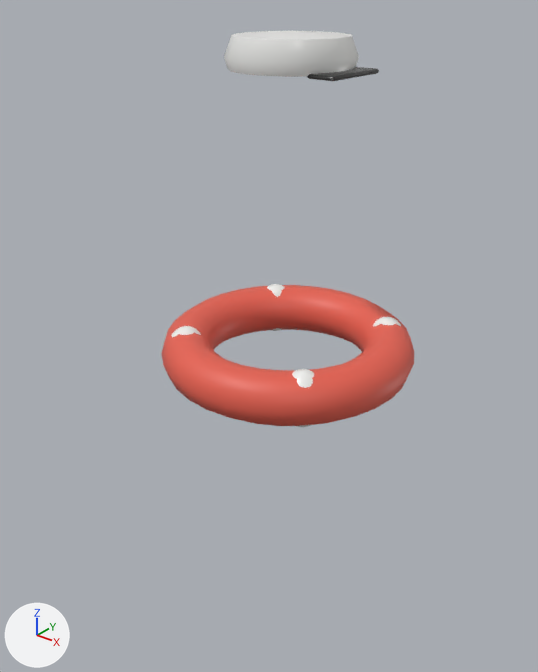
One commit to the glTF model assets/shared/costumes/costume_lifebuoy.glb: the scene before it, then after it.
Camera for both pictures: a 50 mm camera at (1.205, -1.596, 2.006) aimed at (-0.069, -0.003, 1.018). Lighting does not change. The marker at lower left points along +X, +Y and +Z. The picture after the commit comes second.

Script lines for the objects in view, before the commit:
```python
me_cap = bpy.data.meshes.new('cap')
me_cap.from_pydata(...)  # 96 vertices, 144 faces; spans x -0.17..0.17, y -0.17..0.17, z 1.79..1.88
me_cap.materials.append(mat_white)
me_torus = bpy.data.meshes.new('Torus')
me_torus.from_pydata(...)  # a torus around z (ring radius 0.3, tube radius 0.075) spanning x -0.375..0.375, y -0.375..0.375, z 0.929..1.071
me_torus.materials.append(mat_red)
ob_buoy = bpy.data.objects.new('buoy', me_torus)
ob_buoy.location = (0.0, 0.0, 0.0)
ob_cap = bpy.data.objects.new('cap', me_cap)
ob_cap.location = (0.0, 0.0, 0.0)
```
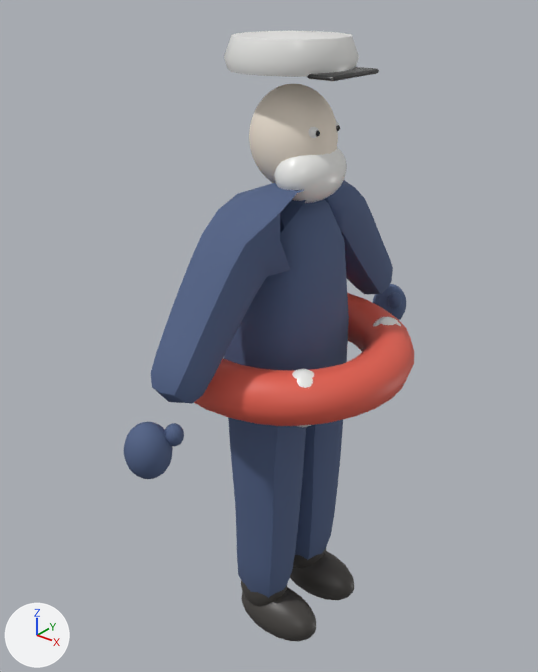
Edits to the bpy script that builds the scene:
```text
Add mat_navy:
    mat_navy = bpy.data.materials.new('navy')
    # nodes: BsdfPrincipled, Mix, OutputMaterial, VertexColor
    # colours: blue #506186, mixed with the vertex colours
Add mat_mask:
    mat_mask = bpy.data.materials.new('mask')
    # nodes: BsdfPrincipled, Mix, OutputMaterial, VertexColor
    # colours: pale yellow #f6eada, mixed with the vertex colours
Add mat_boot:
    mat_boot = bpy.data.materials.new('boot')
    # nodes: BsdfPrincipled, Mix, OutputMaterial, VertexColor
    # colours: dark grey #45423f, mixed with the vertex colours
Add ob_thumbmr:
    ob_thumbmr = bpy.data.objects.new('thumbmR', me_thumbmr)  # a UV sphere (12 segments, 8 rings, poles along z) spanning x 0.033..0.083, y -0.5605..-0.5105, z 0.9584..1.0184
    ob_thumbmr.location = (0.0, 0.0, 0.0)
Add ob_thumbml:
    ob_thumbml = bpy.data.objects.new('thumbmL', me_thumbml)  # a UV sphere (12 segments, 8 rings, poles along z) spanning x 0.033..0.083, y 0.5105..0.5605, z 0.9584..1.0184
    ob_thumbml.location = (0.0, 0.0, 0.0)
Add ob_suit:
    ob_suit = bpy.data.objects.new('suit', me_suit)  # 368 vertices, 710 faces; spans x -0.143..0.143, y -0.527..0.527, z 0.115..1.519
    ob_suit.location = (0.0, 0.0, 0.0)
Add ob_mittr:
    ob_mittr = bpy.data.objects.new('mittR', me_mittr)  # a UV sphere (18 segments, 12 rings, poles along z) spanning x -0.047..0.071, y -0.642..-0.522, z 0.873..1.023
    ob_mittr.location = (0.0, 0.0, 0.0)
Add ob_mittl:
    ob_mittl = bpy.data.objects.new('mittL', me_mittl)  # a UV sphere (18 segments, 12 rings, poles along z) spanning x -0.047..0.071, y 0.522..0.642, z 0.873..1.023
    ob_mittl.location = (0.0, 0.0, 0.0)
Add ob_mask:
    ob_mask = bpy.data.objects.new('mask', me_mask)  # a UV sphere (28 segments, 18 rings, poles along z) spanning x -0.11..0.13, y -0.11..0.11, z 1.485..1.755
    ob_mask.location = (0.0, 0.0, 0.0)
Add ob_eye_1:
    ob_eye_1 = bpy.data.objects.new('eye-1', me_eye_1)  # a UV sphere (16 segments, 10 rings, poles along z) spanning x 0.084..0.12, y -0.063..-0.027, z 1.632..1.668
    ob_eye_1.location = (0.0, 0.0, 0.0)
Add ob_bootr:
    ob_bootr = bpy.data.objects.new('bootR', me_bootr)  # a UV sphere (18 segments, 12 rings, poles along z) spanning x -0.088..0.208, y -0.195..-0.035, z -0.01..0.15
    ob_bootr.location = (0.0, 0.0, 0.0)
Add ob_bootl:
    ob_bootl = bpy.data.objects.new('bootL', me_bootl)  # a UV sphere (18 segments, 12 rings, poles along z) spanning x -0.088..0.208, y 0.035..0.195, z -0.01..0.15
    ob_bootl.location = (0.0, 0.0, 0.0)
Add ob_beard:
    ob_beard = bpy.data.objects.new('beard', me_beard)  # a UV sphere (18 segments, 12 rings, poles along z) spanning x -0.009..0.149, y -0.12..0.12, z 1.46..1.62
    ob_beard.location = (0.0, 0.0, 0.0)
Add ob_ankler:
    ob_ankler = bpy.data.objects.new('ankleR', me_ankler)  # a UV sphere (16 segments, 10 rings, poles along z) spanning x -0.08..0.08, y -0.195..-0.035, z 0.07..0.25
    ob_ankler.location = (0.0, 0.0, 0.0)
Add ob_anklel:
    ob_anklel = bpy.data.objects.new('ankleL', me_anklel)  # a UV sphere (16 segments, 10 rings, poles along z) spanning x -0.08..0.08, y 0.035..0.195, z 0.07..0.25
    ob_anklel.location = (0.0, 0.0, 0.0)
```

Location of each change, [x1, y1, x2, y2] in pixels of the pictures (538 x 672 px):
'suit', added (blue): after [151, 180, 393, 598]
'mask', added: after [249, 84, 338, 183]
'beard', added: after [274, 147, 347, 203]
'bootR', added: after [241, 587, 316, 642]
'mittR', added (blue): after [124, 422, 173, 479]
'bootL', added: after [290, 551, 354, 600]
'mittL', added (blue): after [373, 284, 406, 320]
'ankleR', added: after [241, 581, 287, 606]
'thumbmR', added: after [164, 423, 184, 446]
'ankleL', added: after [293, 549, 326, 568]
'thumbmL', added: after [388, 292, 402, 309]
'eye-1', added: after [308, 127, 318, 138]
